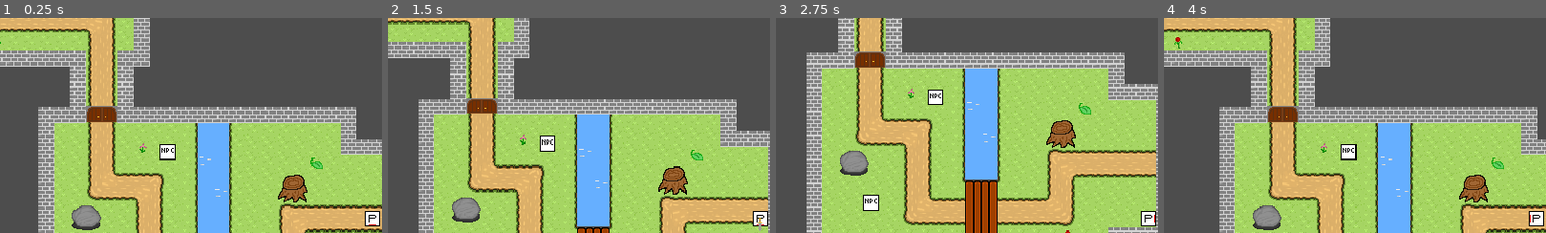
Above: before the commit, frames 1-4 (left to right).
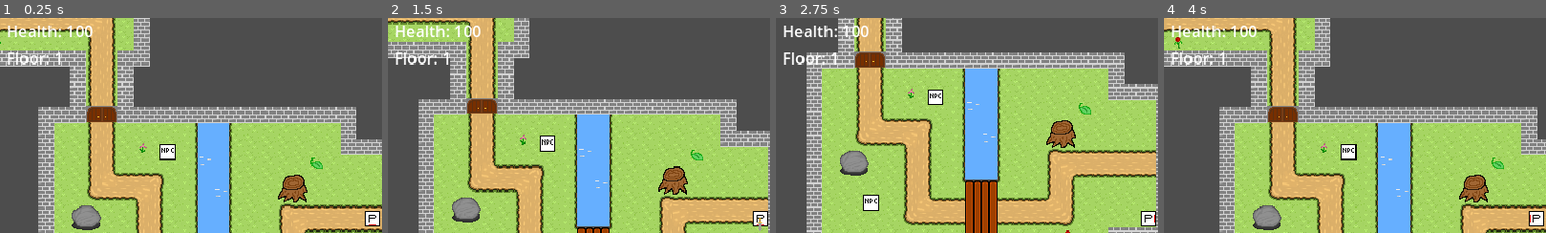
Above: after the commit, the same moments.

Repository: DisappointmentIncarnate/CapstoneProject
Game: Godot game, scene res://Scenes/main.tscn
Two runs of this game, one before a commit and one after it. Both use one fixed random seed, a clock stepped at 60 frames per second and the inputs below.
Inputs:
- Up to frame 1 (0.25 s): no input
- Up to frame 2 (1.5 s): tap Enter at 0.5 s; hold Right (right) 0.53-1.28 s; tap Z (input1) at 0.6, 1.35 s; tap Space at 1.25 s; hold Down (down) from 1.28 s (still down)
- Up to frame 3 (2.75 s): release Down (down) at 2.03 s; hold Right (right) from 2.03 s (still down); tap Z (input1) at 2.1 s
- Up to frame 4 (4 s): tap Enter at 2.75 s; release Right (right) at 2.78 s; hold Up (up) 2.78-3.53 s; tap Z (input1) at 2.85, 3.6 s; hold A (left) from 3.53 s (still down)
The pictures show only the part of the screen within x 1-51%, y 3-53%; the shares and areas given below are measured in that part.

The runs differ from the first frame. In frame 1, 0.9% of the frame differs, in the area x 2-25%, y 3-22%; in frame 2, 0.9%; in frame 3, 0.9%; in frame 4, 0.9%.

Commit message:
HUD / Floor progression
Added a HUD that displayer player health and current floor
When reaching the end of the floor, deletes the floor and generates a new one, larger than the previous one

Diff:
--- a/Objects/enemy_template.tscn
+++ b/Objects/enemy_template.tscn
@@ -10,7 +10,7 @@
 size = Vector2(16, 16)
 
 [sub_resource type="CircleShape2D" id="CircleShape2D_fjwe8"]
-radius = 12.0416
+radius = 11.0
 
 [node name="EnemyTemplate" type="CharacterBody2D"]
 script = ExtResource("1_ulvi6")
--- a/Scenes/Rooms/room_e0.tscn
+++ b/Scenes/Rooms/room_e0.tscn
@@ -27,3 +27,6 @@
 
 [node name="PlayerDetect" parent="Detector" index="0"]
 position = Vector2(64, 219)
+
+[node name="Stairs" parent="FloorEnd" index="0"]
+position = Vector2(200, 36)
--- a/Scenes/Rooms/room_e1.tscn
+++ b/Scenes/Rooms/room_e1.tscn
@@ -33,3 +33,6 @@
 
 [node name="PlayerSpawn" parent="." index="4"]
 position = Vector2(0, 36)
+
+[node name="Stairs" parent="FloorEnd" index="0"]
+position = Vector2(104, 35)
--- /dev/null
+++ b/Scenes/Ui/hud.tscn
@@ -0,0 +1,47 @@
+[gd_scene load_steps=2 format=3 uid="uid://bte8dvsh46l0p"]
+
+[ext_resource type="Script" path="res://Scripts/hud.gd" id="1_6ee5b"]
+
+[node name="Hud" type="CanvasLayer"]
+script = ExtResource("1_6ee5b")
+
+[node name="Control" type="Control" parent="."]
+layout_mode = 3
+anchors_preset = 15
+anchor_right = 1.0
+anchor_bottom = 1.0
+grow_horizontal = 2
+grow_vertical = 2
+
+[node name="MarginContainer" type="MarginContainer" parent="Control"]
+layout_mode = 1
+anchors_preset = 15
+anchor_right = 1.0
+anchor_bottom = 1.0
+grow_horizontal = 2
+grow_vertical = 2
+theme_override_constants/margin_left = 16
+theme_override_constants/margin_top = 16
+theme_override_constants/margin_right = 16
+theme_override_constants/margin_bottom = 16
+
+[node name="VBoxContainer" type="VBoxContainer" parent="Control/MarginContainer"]
+layout_mode = 2
+size_flags_vertical = 0
+
+[node name="HBoxContainer" type="HBoxContainer" parent="Control/MarginContainer/VBoxContainer"]
+layout_mode = 2
+
+[node name="Health" type="Label" parent="Control/MarginContainer/VBoxContainer/HBoxContainer"]
+unique_name_in_owner = true
+layout_mode = 2
+text = "Health: "
+
+[node name="HBoxContainer2" type="HBoxContainer" parent="Control/MarginContainer/VBoxContainer"]
+layout_mode = 2
+
+[node name="Floor" type="Label" parent="Control/MarginContainer/VBoxContainer/HBoxContainer2"]
+unique_name_in_owner = true
+layout_mode = 2
+size_flags_horizontal = 8
+text = "Floor:"
--- a/Scenes/main.tscn
+++ b/Scenes/main.tscn
@@ -1,8 +1,9 @@
-[gd_scene load_steps=4 format=3 uid="uid://bk2488djfnso6"]
+[gd_scene load_steps=5 format=3 uid="uid://bk2488djfnso6"]
 
 [ext_resource type="Script" path="res://Scripts/main.gd" id="1_hjmwx"]
 [ext_resource type="Script" path="res://Scripts/Room Generation.gd" id="1_nij88"]
 [ext_resource type="PackedScene" uid="uid://dmiexxcs7s0uj" path="res://Objects/player_char.tscn" id="1_qw7fj"]
+[ext_resource type="PackedScene" uid="uid://bte8dvsh46l0p" path="res://Scenes/Ui/hud.tscn" id="2_qdm04"]
 
 [node name="Game" type="Node2D"]
 script = ExtResource("1_hjmwx")
@@ -18,3 +19,6 @@
 
 [node name="RemoteTransform2D" type="RemoteTransform2D" parent="PlayerChar"]
 remote_path = NodePath("../../Camera2D")
+
+[node name="Hud" parent="." instance=ExtResource("2_qdm04")]
+layer = 5
--- a/Scenes/room.tscn
+++ b/Scenes/room.tscn
@@ -363,6 +363,9 @@
 [sub_resource type="RectangleShape2D" id="RectangleShape2D_ops31"]
 size = Vector2(20, 10)
 
+[sub_resource type="RectangleShape2D" id="RectangleShape2D_wydvy"]
+size = Vector2(16, 16)
+
 [node name="Room" type="Node2D"]
 script = ExtResource("1_4of21")
 
@@ -381,5 +384,11 @@
 
 [node name="PlayerSpawn" type="Node2D" parent="."]
 
+[node name="FloorEnd" type="Area2D" parent="."]
+
+[node name="Stairs" type="CollisionShape2D" parent="FloorEnd"]
+shape = SubResource("RectangleShape2D_wydvy")
+
 [connection signal="child_exiting_tree" from="." to="." method="_on_child_exiting_tree"]
 [connection signal="body_entered" from="Detector" to="." method="_on_detector_body_entered"]
+[connection signal="body_entered" from="FloorEnd" to="." method="_on_floor_end_body_entered"]
--- a/Scripts/Room Generation.gd
+++ b/Scripts/Room Generation.gd
@@ -9,22 +9,34 @@
 const FLOOR_INDEX = 1 #texture id for the floor (1 is the grass path texture id)
 const WALLS = 7 #texture id for the walls (7 is the id for the brick tile)
 
-@export var levelSize = 5
+@export var currentFloor = 1
+@export var floorSize: int
+var finalRoom
+
 @onready var PlayerChar = get_parent().get_node("PlayerChar") #get reference to player character
 
 func _ready():
 	spawn_rooms()
 
+func _process(_delta):
+	if(finalRoom != null and finalRoom.floor_cleared == true): #if the player enters the staircase in the final room
+		currentFloor+=1
+		self.get_parent().get_node("Hud").set_floor(currentFloor)
+		delete_rooms()
+		spawn_rooms()
+
 func spawn_rooms():
+	floorSize = 2 + (currentFloor) #calculates floor size based on how many floors the player has been through
 	var previousRoom
-	for x in levelSize:
+	for x in floorSize:
 		var room
 		if x == 0: #if beginning room
 			room = BEGINNING[randi() % BEGINNING.size()].instantiate() #randi() is a random int, mod ensures it actually is within the confines of the array
 			PlayerChar.position = room.get_node("PlayerSpawn").position #since its a spawn room, set the players position to the spawn point
 		else: #if they are not the first room, we need to make connections
-			if x == levelSize-1: #make last room, 1 off because start index 0
+			if x == floorSize-1: #make last room, 1 off because start index 0
 				room = END[randi() % END.size()].instantiate()
+				finalRoom = room #save reference to final room
 			else: #middle rooms
 				room = MIDDLE[randi() % MIDDLE.size()].instantiate()
 
@@ -47,3 +59,7 @@
 
 		add_child(room)
 		previousRoom = room
+
+func delete_rooms(): #remove all child nodes (removing all rooms)
+	for x in get_children():
+		x.queue_free()
--- /dev/null
+++ b/Scripts/hud.gd
@@ -0,0 +1,25 @@
+extends CanvasLayer
+
+@onready var health_label = %Health
+@onready var floor_label = %Floor
+
+var health = 100
+var floor = 1
+
+func _ready():
+	update_health_label()
+	update_floor_label()
+
+func set_health(new_health):
+	health = new_health
+	update_health_label()
+
+func update_health_label():
+	health_label.set_text("Health: " + str(health))
+
+func set_floor(new_floor):
+	floor = new_floor
+	update_floor_label()
+
+func update_floor_label():
+	floor_label.set_text("Floor: " + str(floor))
--- a/Scripts/main.gd
+++ b/Scripts/main.gd
@@ -1,4 +1,4 @@
 extends Node2D
 
-func _init():
-	randomize()
+func _ready():
+	randomize() #randomize ensures that room generation is truly randomized and does not generate the same numbers every time the game is reloaded
--- a/Scripts/player_char.gd
+++ b/Scripts/player_char.gd
@@ -20,8 +20,8 @@
 # Called every frame. 'delta' is the elapsed time since the previous frame.
 func _process(_delta):
 	if enemyContact and !invulnerability: #if the player is in contact with a damage source, and is not invulnerable
+		take_damage()
 		print("PLAYER HEALTH: " + str(playerHealth))
-		take_damage()
 	if (Input.is_action_just_pressed("input1") and !weaponAction): #if you press the input, and you are currently not already performing an attack
 		weapon_attack()
 
@@ -51,7 +51,7 @@
 		facingDirection = Vector2.DOWN
 
 func _on_hitbox_body_entered(body):
-	if(body.has_method('_on_aggro_range_body_entered') and invulnerability == false): #if the body that enters the range also has an aggro (i.e it's an enemy)
+	if(body.has_method('_on_aggro_range_body_entered')): #if the body that enters the range also has an aggro (i.e it's an enemy)
 		damageOrigin = body; #variable to reference the origin of the damage
 		enemyContact = true #flags whether or not the player is in contact with an enemy
 
@@ -62,6 +62,10 @@
 	playerHealth = playerHealth - damageOrigin.contactDamage
 	$HurtInvulnerability.start()
 	invulnerability = true
+	if(playerHealth <= 0):
+		alive = false
+		queue_free()
+	self.get_parent().get_node("Hud").set_health(playerHealth) #changes the hud's text with the new total health
 
 func _on_hitbox_body_exited(body): #if the player no longer is in contact with an enemy
 	if(body.has_method('_on_aggro_range_body_entered')):
--- a/Scripts/room.gd
+++ b/Scripts/room.gd
@@ -5,6 +5,8 @@
 @onready var doors_node = get_node("Doors")
 @onready var enemy_positions = get_node("Enemy")
 @onready var player_detection: Area2D = get_node("Detector")
+
+var floor_cleared = false #custom signal to emit when the player reaches the end of the floor
 
 func _ready():
 	enemy_num = enemy_positions.get_child_count()
@@ -38,3 +40,7 @@
 	enemy_num -=1
 	if enemy_num == 0:
 		open_door()
+
+func _on_floor_end_body_entered(body):
+	if(body.has_method('get_movement_input')):
+		floor_cleared = true
Not shown: 1 places in Scenes/room.tscn that only renumber resources
